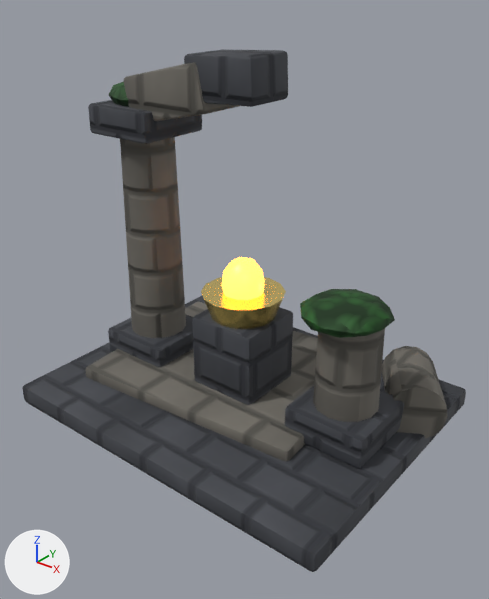
The glTF model assets/models/prop_ruins_arch.glb: old version first, new version second.
Before and after are seen from a 50 mm camera at (4.17, -5.19, 4.59) aimed at (0.2, -0.23, 1.52). Lighting does not change. The marker at lower left points along +X, +Y and +Z. The older version comes first. Vertices at exactly the same position are counted once.

The first picture shows 'prop_ruins_arch'.
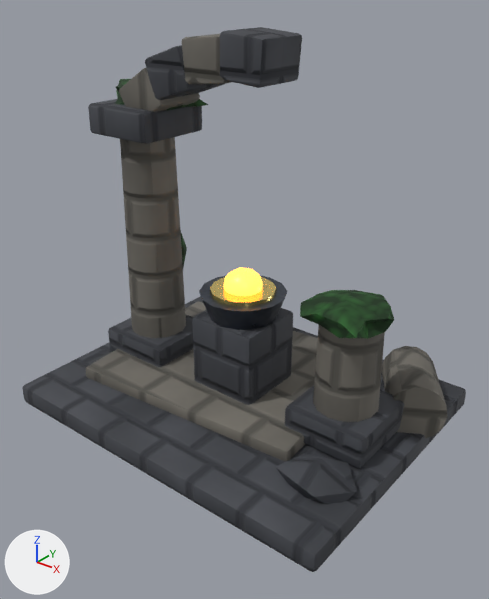
Changed parts and their boxes (x1, y1, x2, y2) in the pictures (489 x 599 px; the box of a moved part takes in the faces that stretch with it):
'prop_ruins_arch', reshaped: before (22, 49, 466, 572); after (22, 27, 466, 572)
part 1 of me_prop_ruins_arch_mesh, moved or reshaped: before (184, 49, 288, 107); after (182, 34, 231, 84)
part 2 of me_prop_ruins_arch_mesh, added: after (145, 45, 224, 100)
part 3 of me_prop_ruins_arch_mesh, added: after (220, 27, 302, 88)
part 4 of me_prop_ruins_arch_mesh, added (yellow): after (210, 277, 277, 306)
part 5 of me_prop_ruins_arch_mesh, added: after (223, 267, 263, 296)
part 6 of me_prop_ruins_arch_mesh, added: after (199, 275, 288, 330)
part 7 of me_prop_ruins_arch_mesh, rebuilt: before (108, 82, 129, 107); after (115, 79, 208, 111)
part 8 of me_prop_ruins_arch_mesh, added (mostly hidden): after (180, 230, 187, 268)
part 9 of me_prop_ruins_arch_mesh, deleted: before (221, 257, 265, 300)
part 10 of me_prop_ruins_arch_mesh, deleted (yellow): before (201, 277, 286, 329)
part 11 of me_prop_ruins_arch_mesh, moved or reshaped: before (123, 62, 239, 121); after (119, 68, 200, 112)
part 12 of me_prop_ruins_arch_mesh, moved or reshaped: before (300, 289, 395, 338); after (300, 290, 394, 339)
part 13 of me_prop_ruins_arch_mesh, added: after (276, 453, 357, 504)

Patch to the scene script:
```diff
--- a/assets/models/prop_ruins_arch.glb.py
+++ b/assets/models/prop_ruins_arch.glb.py
@@ mat_mat_iron @@
+mat_mat_iron = bpy.data.materials.new('Mat_Iron')
+# uses the picture img_darkiron_albedo
+# uses the picture img_darkiron_normal
+# uses the picture img_darkiron_roughness
@@ me_prop_ruins_arch_mesh @@
-me_prop_ruins_arch_mesh.from_pydata(...)  # 686 vertices, 1312 faces; spans x -2.05..2.2, y -1.6..1.6, z 0.0..3.92
+me_prop_ruins_arch_mesh.from_pydata(...)  # 880 vertices, 1680 faces; spans x -2.05..2.2, y -1.6..1.6, z 0.0..4.11
+# me_prop_ruins_arch_mesh part 1: the loose piece of 56 vertices spanning x -0.5..0.34, y -0.29..0.29, z 3.45..3.92 is multiplied about its middle by the matrix ((0.588, 0.0, -0.065), (0.0, 1.075, 0.0), (0.011, 0.0, 0.947)), then moved by (-0.16, 0.0, 0.16), in mat_mat_stone
+# me_prop_ruins_arch_mesh part 2: the loose piece of 56 vertices spanning x -0.5..0.34, y -0.29..0.29, z 3.45..3.92 is copied, and the copy is multiplied about its middle by the matrix ((0.572, 0.0, -0.27), (0.0, 1.075, 0.0), (0.139, 0.0, 0.909)), then moved by (-0.64, 0.0, 0.0); it spans x -1.01..-0.43, y -0.31..0.31, z 3.42..3.95
+# me_prop_ruins_arch_mesh part 3: the loose piece of 56 vertices spanning x -0.5..0.34, y -0.29..0.29, z 3.45..3.92 is copied, and the copy is multiplied about its middle by the matrix ((0.581, 0.0, 0.105), (0.0, 1.075, 0.0), (-0.094, 0.0, 0.943)), then moved by (0.28, 0.0, 0.2); it spans x -0.06..0.46, y -0.31..0.31, z 3.66..4.11
+# me_prop_ruins_arch_mesh part 4: a new loose piece, a 14-sided cylinder along z spanning x -0.35..0.35, y -0.36..0.36, z 1.38..1.5, in mat_mat_goldtrim (yellow #f3da81)
+# me_prop_ruins_arch_mesh part 5: a new loose piece, an icosphere of 80 faces spanning x -0.21..0.21, y -0.22..0.22, z 1.36..1.73, in mat_mat_emberglow (orange #ffad50, glowing orange #ffa645)
+# me_prop_ruins_arch_mesh part 6: a new loose piece, a 14-sided cut cone along z (radius 0.38 at the low end, 0.48 at the high end) spanning x -0.47..0.47, y -0.48..0.48, z 1.18..1.46, in mat_mat_iron
+# me_prop_ruins_arch_mesh part 7: the loose piece of 42 vertices spanning x -1.89..-0.82, y -0.35..0.53, z 3.21..3.57 is rebuilt with 42 vertices and now spans x -1.96..-0.83, y -0.3..0.6, z 3.22..3.54
+# me_prop_ruins_arch_mesh part 8: a new loose piece of 42 vertices spanning x -1.85..-1.25, y 0.13..0.58, z 0.84..2.03, in mat_mat_foliage1
+# me_prop_ruins_arch_mesh part 9: the loose piece of 42 vertices spanning x -0.23..0.23, y -0.24..0.24, z 1.26..1.86 is deleted
+# me_prop_ruins_arch_mesh part 10: the loose piece of 28 vertices spanning x -0.45..0.45, y -0.46..0.46, z 1.18..1.46 is deleted
+# me_prop_ruins_arch_mesh part 11: 42 vertices moved from x -1.34..-0.22, y -0.32..0.32, z 3.16..3.82 to x -1.43..-0.81, y -0.31..0.31, z 3.15..3.72; 14 vertices removed from x -1.34..-0.26, y -0.32..0.32, z 3.14..3.59; 14 vertices added at x -1.42..-0.84, y -0.31..0.31, z 3.13..3.47
+# me_prop_ruins_arch_mesh part 12: 34 vertices moved from x 0.89..1.77, y -0.53..0.3, z 1.53..1.81 to x 0.95..1.75, y -0.49..0.41, z 1.56..1.81
+# me_prop_ruins_arch_mesh part 13: 12 vertices added at x 1.21..1.98, y -1.13..-0.53, z 0.06..0.51
 me_prop_ruins_arch_mesh.materials.append(mat_mat_stone)
@@ me_prop_ruins_arch_mesh @@
 me_prop_ruins_arch_mesh.materials.append(mat_mat_emberglow)
+me_prop_ruins_arch_mesh.materials.append(mat_mat_iron)
```
